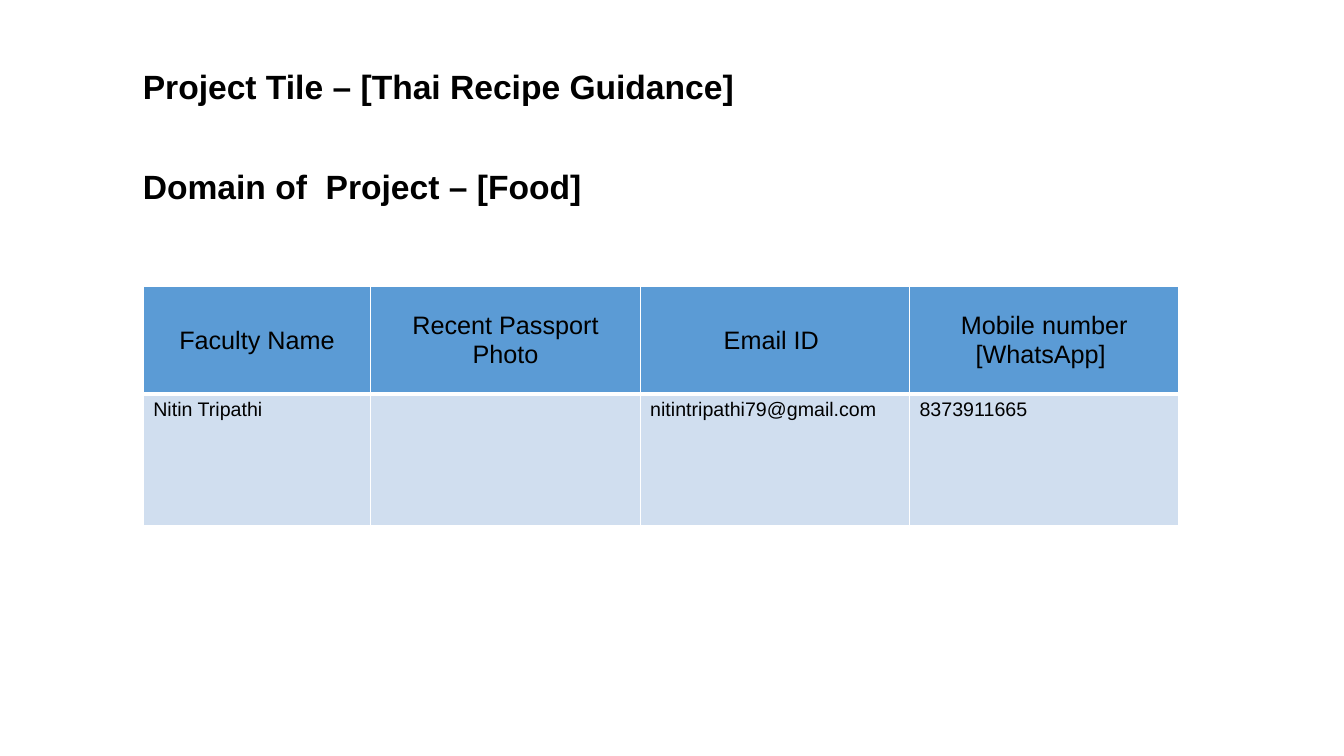
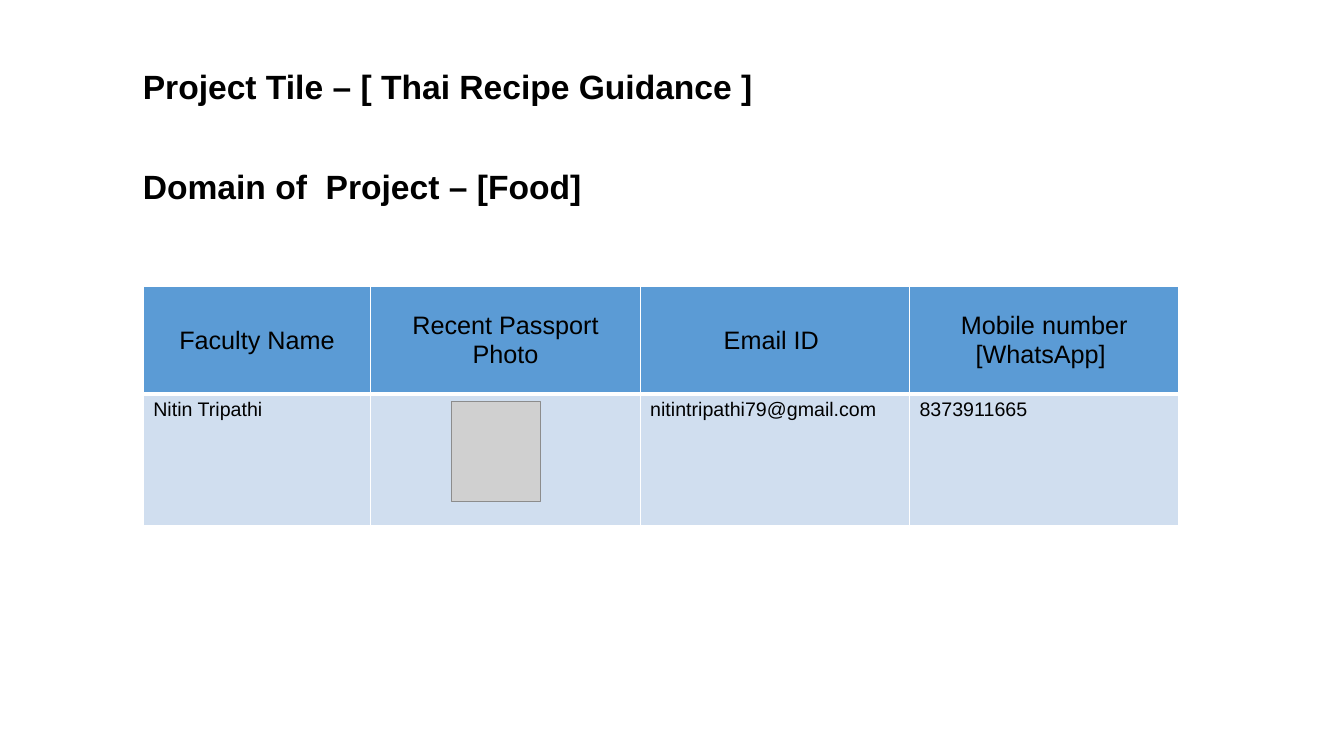
Before and after one commit to nitintripathi79/SRMIST_ThaiRecipe_NitinTripathi, a slide deck: slide 2 of Nitin Tripathi Project Submission.pptx. Drawn at 1344x756 pixels with LibreOffice and Linux fonts; fonts in the diff are those of the drawing; grey boxes stand for pictures. Boxes give left, top, right and bottom in pixels: in the first picture for what was removed or moved away, otherwise in the second. Text is boxed around its words. In the diff, an @@ line names an element or a change of style, - is before the commit and + after.

```diff
--- a/Nitin Tripathi Project Submission.pptx
+++ b/Nitin Tripathi Project Submission.pptx
@@ text at box(143, 74, 732, 106): spaces changed @@
-Project Tile – [Thai Recipe Guidance]
+Project Tile – [ Thai Recipe Guidance ]
@@ picture added at box(452, 401, 540, 502) @@
```
Also in this commit, not shown: 6 other slides changed.
